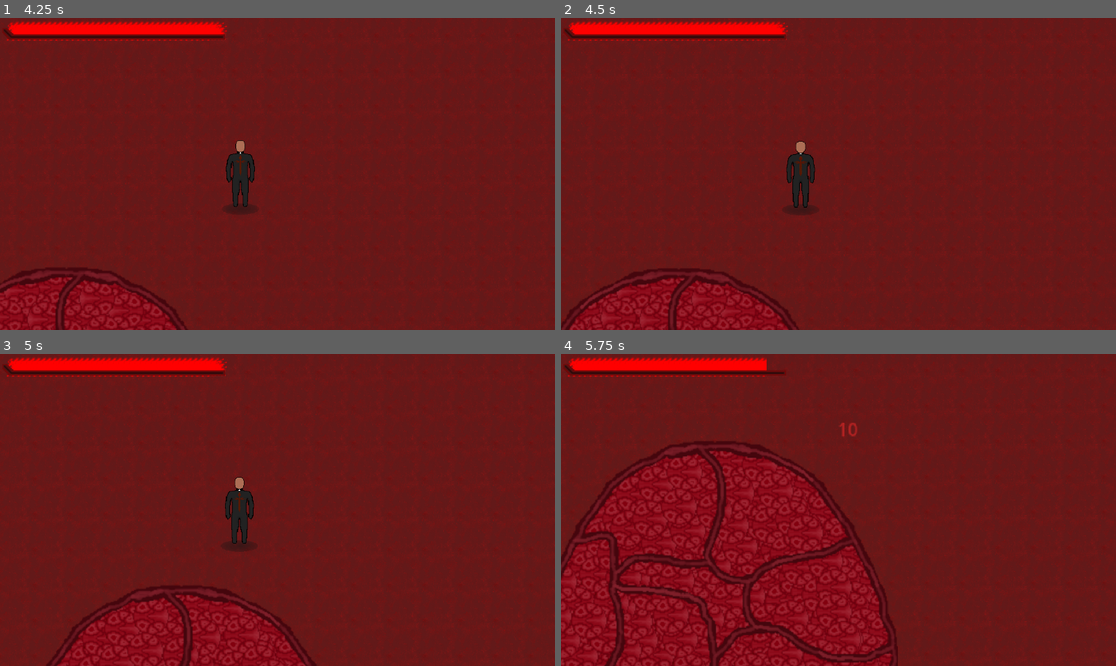
Above: before the commit, frames 1-4 (two rows, left to right).
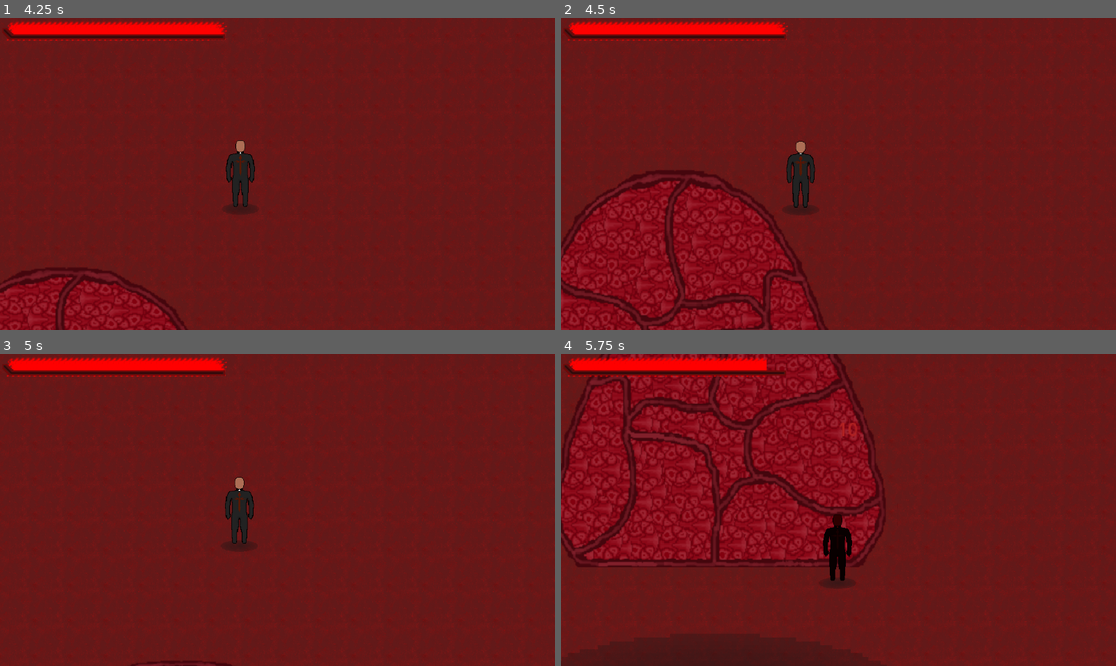
Above: after the commit, the same moments.

Repository: jaaaank/Devil-Blood
Game: Godot game, scene res://Scenes/Screens/Opening.tscn
Two runs of this game, one before a commit and one after it. Both use one fixed random seed, a clock stepped at 60 frames per second and the inputs below.
Inputs (mouse positions are in pixels of both pictures, inside the frame that each line leads up to):
- Up to frame 1 (4.25 s): click "Priest" at 0.5 s; click "Play" at 1.25 s; move the mouse to (249, 236) at 2.02 s; hold W (moveup) 2.03-3.53 s; click (249, 236) at 2.1 s; move the mouse to (444, 220) at 2.77 s; right-click (444, 220) at 2.85 s; click (444, 220) at 3.05 s; move the mouse to (111, 127) at 3.52 s; hold A (moveleft) from 3.53 s (still down); click (111, 127) at 3.6 s
- Up to frame 2 (4.5 s): keep holding A (moveleft); move the mouse to (866, 174) at 4.27 s; tap E (interact) at 4.35 s
- Up to frame 3 (5 s): keep holding A (moveleft); click (305, 510) at 4.55 s
- Up to frame 4 (5.75 s): move the mouse to (755, 432) at 5.02 s; release A (moveleft) at 5.03 s; hold S (movedown) from 5.03 s (still down); tap 1 (weap1) at 5.1 s; click (755, 432) at 5.3 s

Frame 1 is identical in both runs. In frame 2, 12% of the frame differs, in the area x 0-49%, y 48-100%; in frame 3, 5.8%; in frame 4, 32%, in the area x 0-61%, y 0-100%.

Commit message:
big guy attacks n stuff

Diff:
--- a/Scenes/Actors/Enemies/GiantMass.tscn
+++ b/Scenes/Actors/Enemies/Bosses/GiantMass.tscn
@@ -1,6 +1,7 @@
-[gd_scene load_steps=10 format=3 uid="uid://1jx4svoldd4m"]
+[gd_scene load_steps=11 format=3 uid="uid://1jx4svoldd4m"]
 
 [ext_resource type="Script" path="res://Scripts/Actors/NPCS/Enemies/GiantMass.gd" id="1_5ayer"]
+[ext_resource type="PackedScene" uid="uid://bgcdy521frcxo" path="res://Scenes/Actors/Enemies/Bosses/Tendril.tscn" id="2_3vadu"]
 [ext_resource type="PackedScene" uid="uid://cci7teggrridn" path="res://Scenes/Actors/Objects/DamageNumbers.tscn" id="2_xlypf"]
 [ext_resource type="Texture2D" uid="uid://c1l3cr7pqsvjw" path="res://Assets/Actors/giantmass.png" id="3_ht247"]
 [ext_resource type="Texture2D" uid="uid://boiwnnrpjwx62" path="res://Assets/Actors/objects/shadow.png" id="4_xmaav"]
@@ -201,6 +202,7 @@
 motion_mode = 1
 platform_on_leave = 2
 script = ExtResource("1_5ayer")
+tendril = ExtResource("2_3vadu")
 walkrange = 1000
 basedamage = 10
 damagenumbers = ExtResource("2_xlypf")
@@ -257,6 +259,9 @@
 "": SubResource("AnimationLibrary_lmibj")
 }
 
+[node name="Aim" type="Node2D" parent="."]
+position = Vector2(0, -206)
+
 [connection signal="area_entered" from="Hurtbox" to="." method="_on_Hurtbox_area_entered"]
 [connection signal="timeout" from="walktimer" to="." method="_on_walktimer_timeout"]
 [connection signal="timeout" from="stuntimer" to="." method="unstun"]
--- /dev/null
+++ b/Scenes/Actors/Enemies/Bosses/Tendril.tscn
@@ -0,0 +1,75 @@
+[gd_scene load_steps=6 format=3 uid="uid://bgcdy521frcxo"]
+
+[ext_resource type="Texture2D" uid="uid://dnanqkhnbugie" path="res://Assets/Actors/objects/tendril.png" id="1_oqtwy"]
+
+[sub_resource type="GDScript" id="GDScript_y2noi"]
+script/source = "extends Area2D
+
+
+
+func _on_body_entered(body):
+	body.call(\"damage\", 10)
+
+
+func _on_animation_player_animation_finished(anim_name):
+	queue_free()
+"
+
+[sub_resource type="Animation" id="Animation_yp6l3"]
+resource_name = "attack"
+length = 1.2
+tracks/0/type = "value"
+tracks/0/imported = false
+tracks/0/enabled = true
+tracks/0/path = NodePath("CollisionPolygon2D:position")
+tracks/0/interp = 1
+tracks/0/loop_wrap = true
+tracks/0/keys = {
+"times": PackedFloat32Array(0.2, 0.6, 0.8, 1.2),
+"transitions": PackedFloat32Array(6, 1, 1, 1),
+"update": 0,
+"values": [Vector2(-700, 0), Vector2(0, 0), Vector2(0, 0), Vector2(-700, 0)]
+}
+
+[sub_resource type="Animation" id="Animation_55wku"]
+length = 0.001
+tracks/0/type = "value"
+tracks/0/imported = false
+tracks/0/enabled = true
+tracks/0/path = NodePath("CollisionPolygon2D:position")
+tracks/0/interp = 1
+tracks/0/loop_wrap = true
+tracks/0/keys = {
+"times": PackedFloat32Array(0),
+"transitions": PackedFloat32Array(1),
+"update": 0,
+"values": [Vector2(-700, 0)]
+}
+
+[sub_resource type="AnimationLibrary" id="AnimationLibrary_v0ww4"]
+_data = {
+"RESET": SubResource("Animation_55wku"),
+"attack": SubResource("Animation_yp6l3")
+}
+
+[node name="Tendril" type="Area2D"]
+z_index = -1
+collision_layer = 0
+script = SubResource("GDScript_y2noi")
+
+[node name="Sprite2D" type="Sprite2D" parent="."]
+position = Vector2(501, 0)
+texture = ExtResource("1_oqtwy")
+
+[node name="CollisionPolygon2D" type="CollisionPolygon2D" parent="."]
+position = Vector2(-700, 0)
+polygon = PackedVector2Array(595, -82, 708, -46, 843, -39, 1000, 47, 857, 59, 698, 44, 585, 77)
+
+[node name="AnimationPlayer" type="AnimationPlayer" parent="."]
+libraries = {
+"": SubResource("AnimationLibrary_v0ww4")
+}
+autoplay = "attack"
+
+[connection signal="body_entered" from="." to="." method="_on_body_entered"]
+[connection signal="animation_finished" from="AnimationPlayer" to="." method="_on_animation_player_animation_finished"]
--- a/Scenes/Maps/Exterior/PriestCave.tscn
+++ b/Scenes/Maps/Exterior/PriestCave.tscn
@@ -3,7 +3,7 @@
 [ext_resource type="PackedScene" uid="uid://cuugv52nxnrn7" path="res://Scenes/Screens/Popups/LocationText.tscn" id="2"]
 [ext_resource type="PackedScene" uid="uid://djsnpeesrgq5f" path="res://Scenes/Actors/PCS/PlayerSpawner.tscn" id="4"]
 [ext_resource type="PackedScene" uid="uid://blmpwvome25ko" path="res://Scenes/Actors/Enemies/LowTier/Mass.tscn" id="4_nnb4d"]
-[ext_resource type="PackedScene" uid="uid://1jx4svoldd4m" path="res://Scenes/Actors/Enemies/GiantMass.tscn" id="5_hcuel"]
+[ext_resource type="PackedScene" uid="uid://1jx4svoldd4m" path="res://Scenes/Actors/Enemies/Bosses/GiantMass.tscn" id="5_hcuel"]
 [ext_resource type="TileSet" uid="uid://dl3q7oy5jowgi" path="res://Assets/TileMaps/outDoorRed.tres" id="6"]
 
 [node name="PriestCave" type="Node2D"]
--- a/Scripts/Actors/NPCS/Enemies/GiantMass.gd
+++ b/Scripts/Actors/NPCS/Enemies/GiantMass.gd
@@ -1,6 +1,7 @@
 extends mass
 
 @onready var animP = $AnimationPlayer
+@export var tendril: PackedScene
 
 func _ready():
 	super()
@@ -12,12 +13,14 @@
 #1: Tendril
 #2: Summon babies
 func attack():
-	var attackChosen = randi_range(0,3)
+	var attackChosen = randi_range(0,1)
 	match attackChosen:
 		0:
 			animP.play("jumpajumpa")
+			await animP.animation_finished
 		1:
-			pass
+			$Aim.look_at(PlayerAutoload.playerPos)
+			$Aim.add_child(tendril.instantiate())
 		2:
 			pass
 		3:
